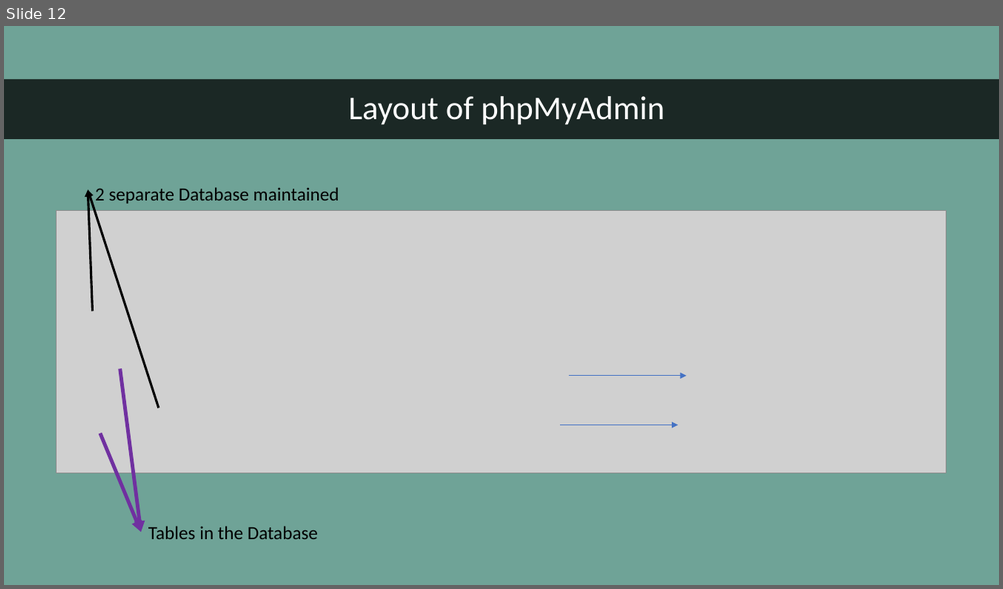
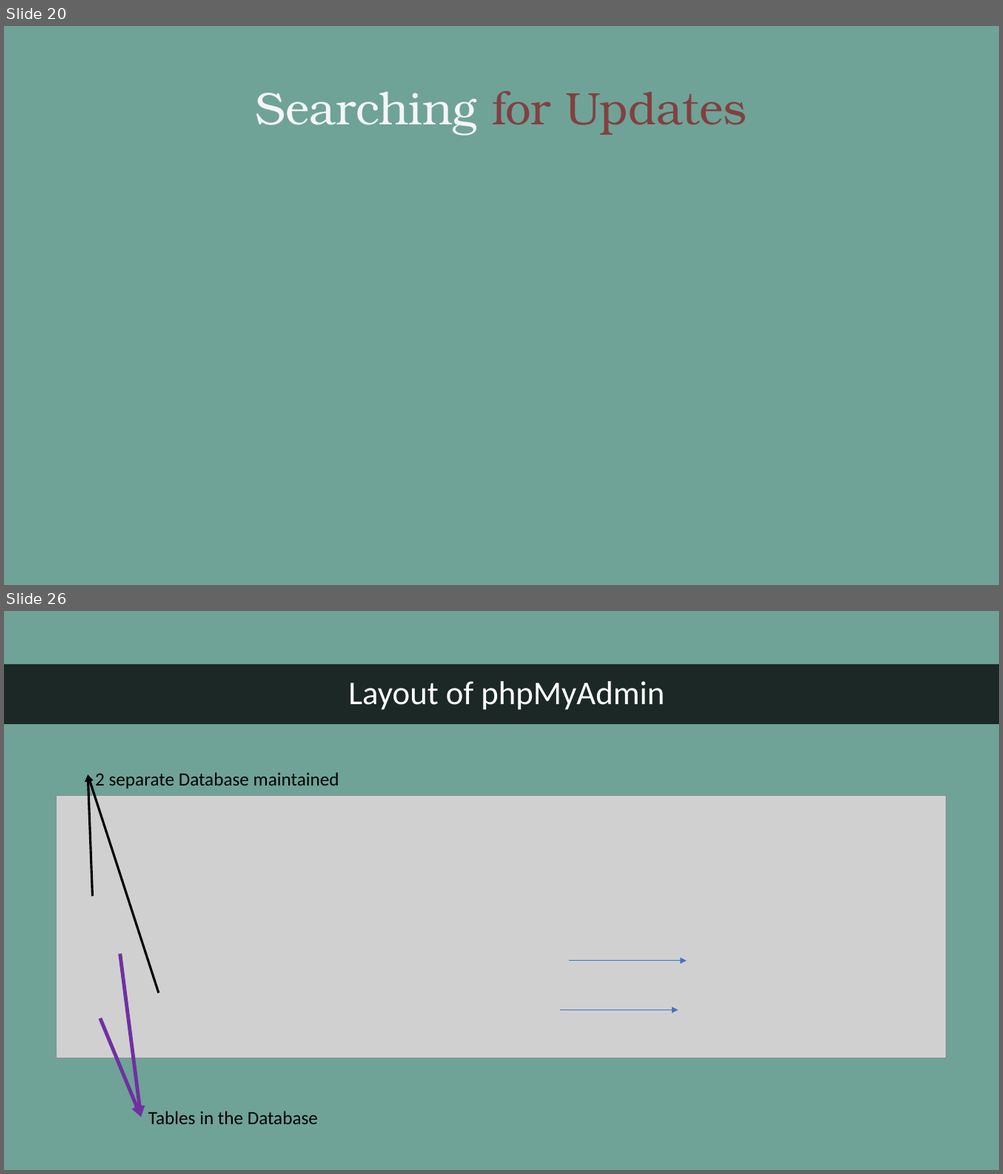
Before and after one commit to Su-Tangnu/NotifyMe, a slide deck: NotifyMe.pptx. Shown one above the other, each under a label of ours: slide 12 before the commit, slides 20 and 26 after it; the slides between them are not shown. The pictures are 1003x589 and 1003x1174 pixels, drawn with LibreOffice and Linux fonts; fonts in the diff are those of the drawing; grey boxes stand for pictures. Boxes give left, top, right and bottom in pixels: in the first picture for what was removed or moved away, otherwise in the second. Text is boxed around its words. In the diff, an @@ line names an element or a change of style, - is before the commit and + after.

```diff
--- a/NotifyMe.pptx
+++ b/NotifyMe.pptx
@@ slide 20 added at <box>4,26,999,585</box>, background #6FA397 @@
@@ title added at <box>256,91,747,135</box>, 44 pt, text #824040 @@
+Searching for Updates
@@ what was slide 12 is now slide 26 @@
```
Also in this commit, not shown: 4 slides changed, 20 other slides added, 7 slides removed.
